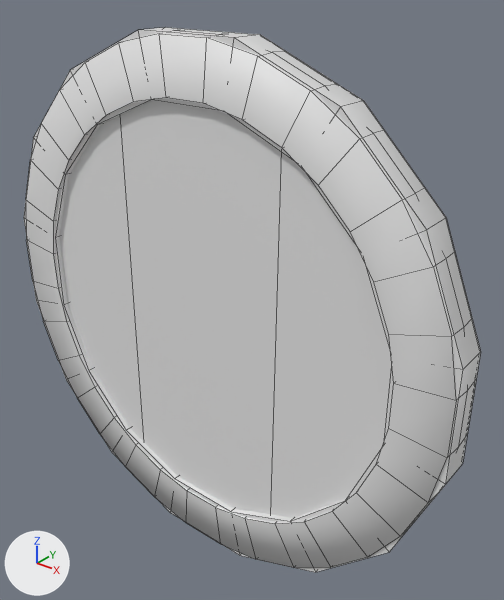
Two versions of the FBX model Assets/MyCoins/Coin.fbx, one commit apart.
Both versions are drawn from a camera (50 mm lens) standing at (2.59, -2.79, 1.97) and looking at (0.18, 0.22, 0.11). Lighting does not change. The marker at lower left points along +X, +Y and +Z. Mesh edges are drawn as thin lines.

Names of what the first picture shows: 'Coin_Border', 'Coin_Border.HD', 'Coin_Plate'.
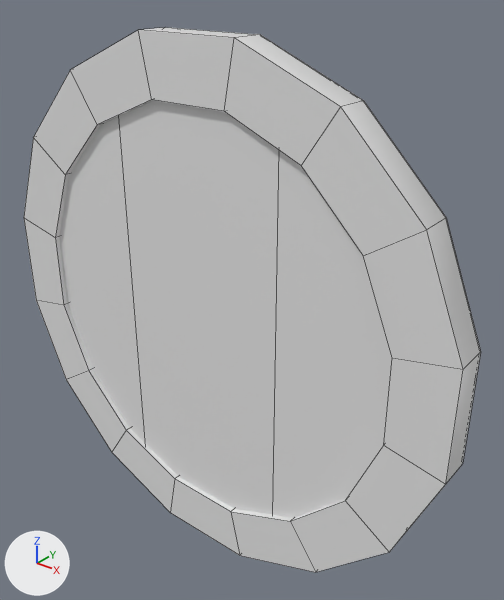
The change, as a diff of the scene's bpy script:
```diff
--- a/Assets/MyCoins/Coin.fbx.py
+++ b/Assets/MyCoins/Coin.fbx.py
@@ ob_coin_border_hd @@
-ob_coin_border_hd = bpy.data.objects.new('Coin_Border.HD', me_coin_border_hd)
-ob_coin_border_hd.location = (0.0, 0.0, 0.0)
```

Location of each change, [x1, y1, x2, y2] in pixels of the pictures (504 x 600 px):
'Coin_Border.HD', deleted: before [26, 33, 457, 568]
'Coin_Border', unchanged, uncovered by the edit: [24, 27, 481, 572] in both
